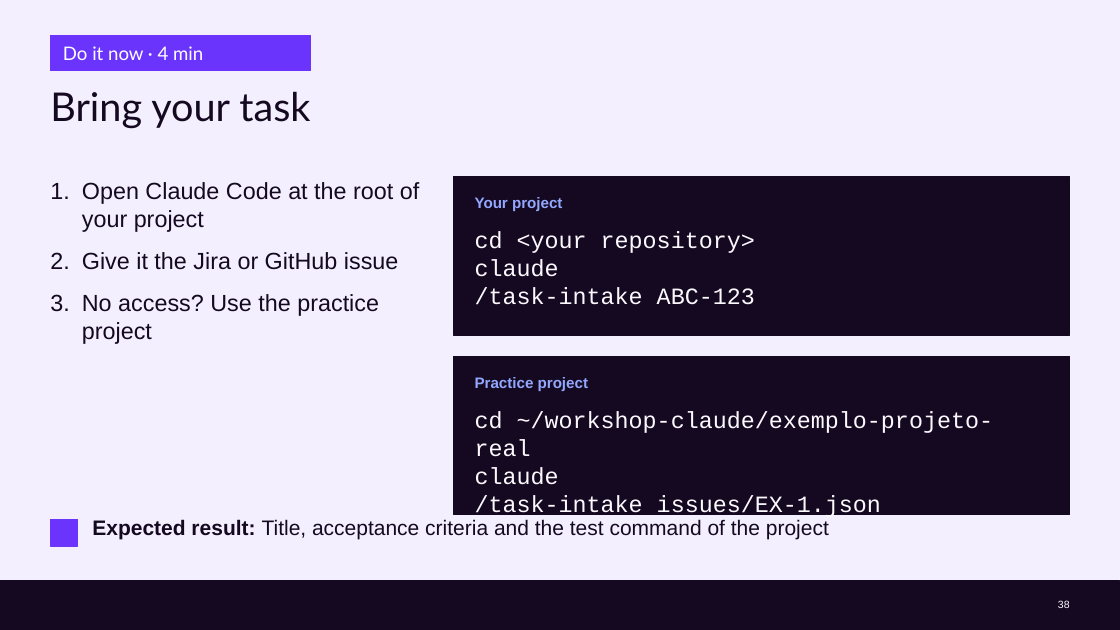
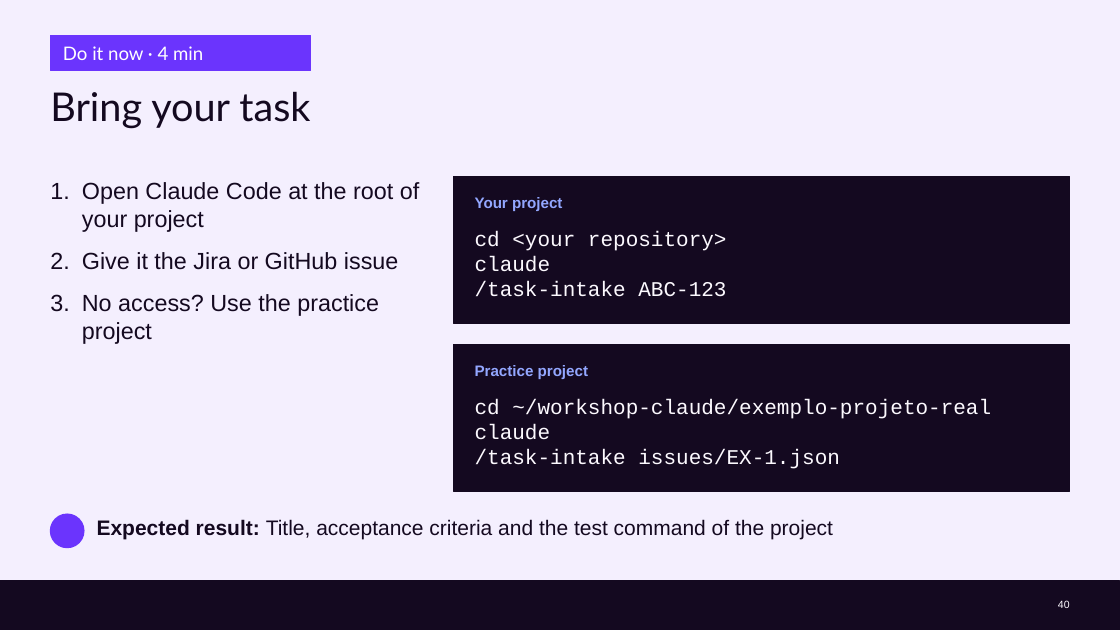
Before and after one commit to cx-guilherme-pinto/workshop-claude, a slide deck: slide 40 of slides/workshop.en.pptx (slide 38 before the commit). Drawn at 1120x630 pixels with LibreOffice and Linux fonts; fonts in the diff are those of the drawing; background and template pictures are left out. Boxes give left, top, right and bottom in pixels: in the first picture for what was removed or moved away, otherwise in the second. Text is boxed around its words. In the diff, an @@ line names an element or a change of style, - is before the commit and + after.

```diff
--- a/slides/workshop.en.pptx
+++ b/slides/workshop.en.pptx
@@ rectangle: place and size @@
-rectangle at box(454, 176, 1070, 335)
+rectangle at box(454, 176, 1070, 323)
@@ text "cd <your repository>" at box(475, 231, 727, 297): size 20 to 18 pt @@
@@ rectangle: place and size @@
-rectangle at box(454, 356, 1070, 515)
+rectangle at box(454, 344, 1070, 492)
@@ text "Practice project": place and size @@
-text "Practice project" at box(475, 377, 588, 391)
+text "Practice project" at box(475, 365, 588, 379)
@@ text "cd ~/workshop-claude/exemplo-projeto-real" at box(475, 399, 991, 469): size 20 to 18 pt @@
@@ text "cd ~/workshop-claude/exemplo-projeto-real": place and size @@
-text "cd ~/workshop-claude/exemplo-projeto-real" at box(475, 411, 993, 519)
+text "cd ~/workshop-claude/exemplo-projeto-real" at box(475, 399, 991, 469)
@@ ellipse: place and size @@
-ellipse at box(50, 519, 77, 546)
+ellipse at box(50, 514, 84, 548)
@@ ellipse at box(50, 514, 84, 548): rectangle to ellipse @@
@@ text "Expected result: Title, acceptance criteria ...": place and size @@
-text "Expected result: Title, acceptance criteria ..." at box(92, 519, 829, 539)
+text "Expected result: Title, acceptance criteria ..." at box(97, 519, 833, 539)
@@ page number at box(1058, 600, 1070, 608): text changed @@
-38
+40
```
Also in this commit, not shown: 41 other slides changed, 1 slide added, 16 other files.
